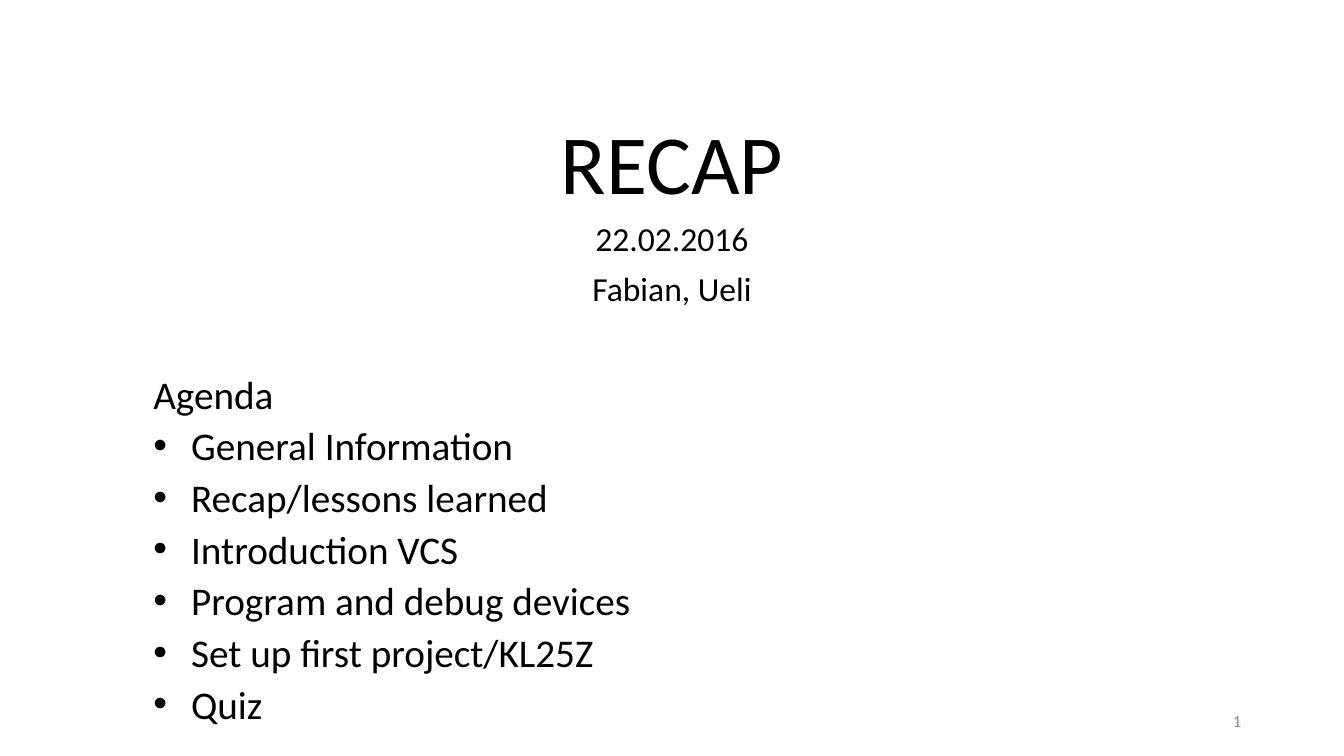
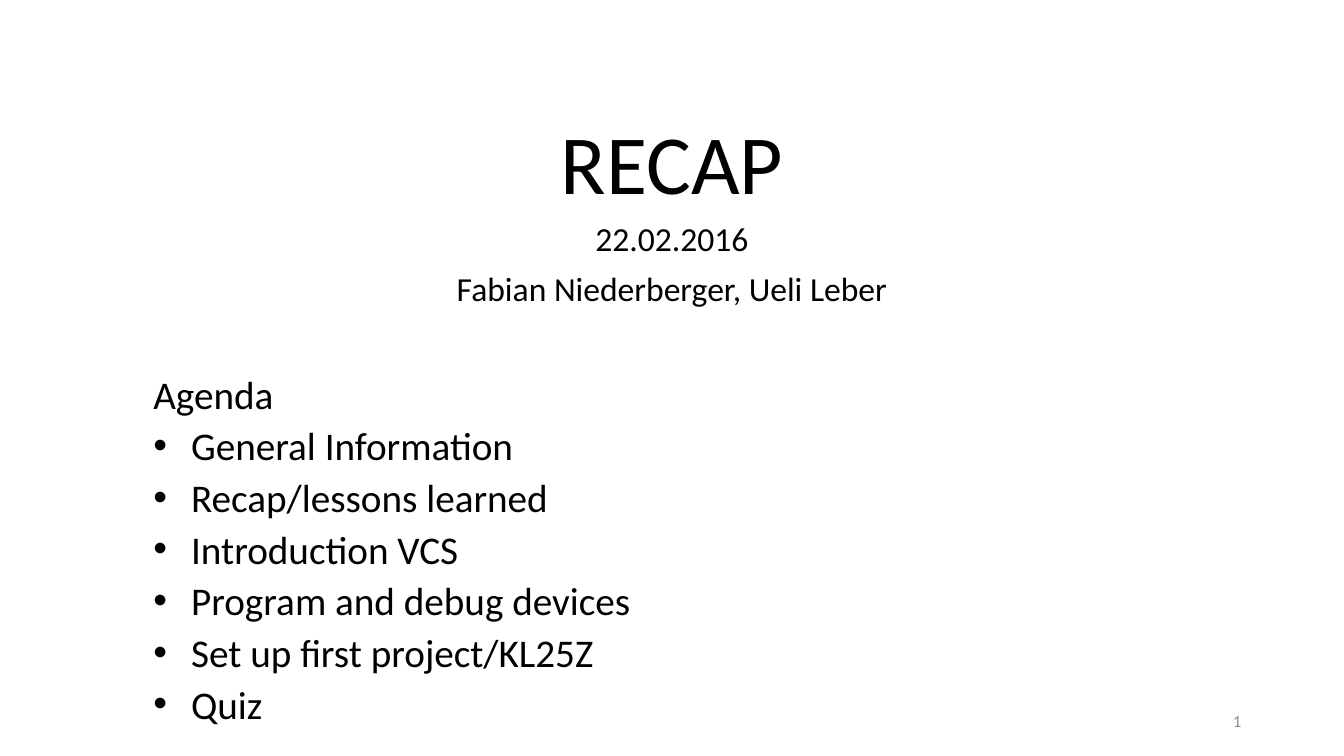
Before and after one commit to tdnieder/INTRO, a slide deck: slide 1 of RECAP.pptx. Drawn at 1344x756 pixels with LibreOffice and Linux fonts; fonts in the diff are those of the drawing. Boxes give left, top, right and bottom in pixels: in the first picture for what was removed or moved away, otherwise in the second. Text is boxed around its words. In the diff, an @@ line names an element or a change of style, - is before the commit and + after.

Commit message:
adding names to presentation; deleting fabian version

```diff
--- a/RECAP.pptx
+++ b/RECAP.pptx
@@ subtitle at box(457, 277, 887, 307): text changed @@
-Fabian, Ueli
+Fabian Niederberger, Ueli Leber
```
Also in this commit, not shown: 1 other slide changed, 2 other files.
